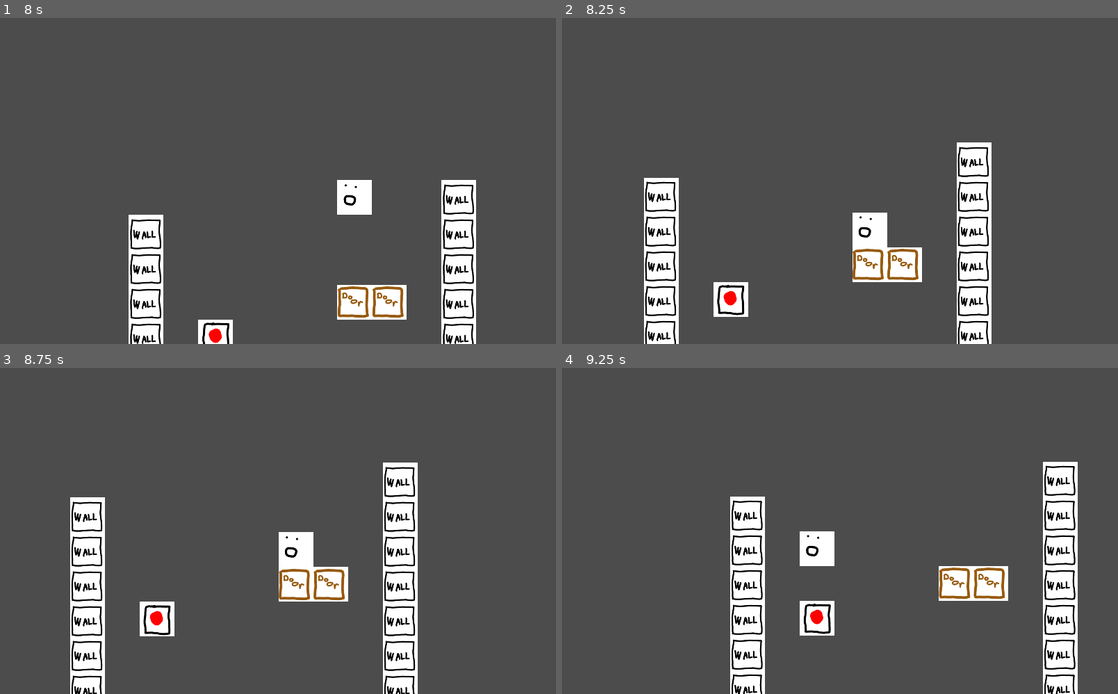
Above: before the commit, frames 1-4 (two rows, left to right).
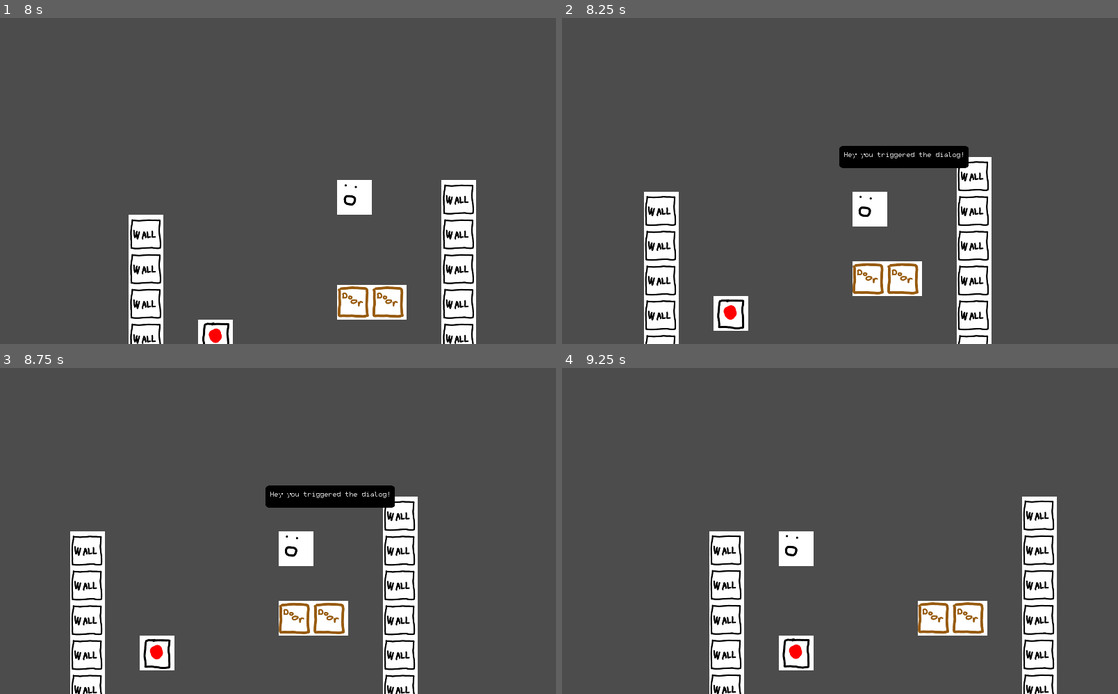
Above: after the commit, the same moments.

Repository: johnfn/LD50
Game: Godot game, scene res://MainScene.tscn
Same seed, same stepped clock (60 frames per second), same inputs: the game is played once before the commit and once after it.
Inputs:
- Up to frame 1 (8 s): hold Right (ui_right) 0.53-1.28 s; tap X (advance_dialog) every 0.75 s from 0.6 to 7.35 s; hold Down (ui_down) 1.28-2.03 s; hold Right (ui_right) 2.03-2.78 s; tap Enter at 2.75 s; hold Up (ui_up) 2.78-3.53 s; hold Left (ui_left) 3.53-5.03 s; hold Down (ui_down) 5.03-5.78 s; hold Right (ui_right) 5.78-6.53 s; hold Up (ui_up) 6.53-7.28 s; hold Right (ui_right) from 7.28 s (still down)
- Up to frame 2 (8.25 s): release Right (ui_right) at 8.03 s; hold Down (ui_down) from 8.03 s (still down); tap X (advance_dialog) at 8.1 s
- Up to frame 3 (8.75 s): keep holding Down (ui_down)
- Up to frame 4 (9.25 s): release Down (ui_down) at 8.78 s; hold Left (ui_left) from 8.78 s (still down); tap X (advance_dialog) at 8.85 s

Frame 1 is identical in both runs. In frame 2, 7.5% of the frame differs, in the area x 14-78%, y 38-100%; in frame 3, 8.1%; in frame 4, 15%, in the area x 26-93%, y 28-100%.

Commit message:
simple mode based thingy

Diff:
--- a/scripts/dialog.gd
+++ b/scripts/dialog.gd
@@ -5,6 +5,7 @@
 
 var max_width = 400
 var text_speed = 2 # smaller = faster
+var is_showing_dialog = false
 
 func resize_img():
   var visible_text = label.text.substr(0, label.visible_characters)
@@ -16,6 +17,13 @@
   rect.rect_size = new_rect_size + Vector2(16, 16)
 
 func show_dialog_co(text_to_show: String):
+  if Globals.is_showing_dialog:
+    return
+
+  visible = true
+
+  Globals.is_showing_dialog = true
+
   var skip = false
 
   for text_len in range(text_to_show.length()):
@@ -47,3 +55,5 @@
       break
 
   self.visible = false
+
+  Globals.is_showing_dialog = false
--- a/scripts/globals.gd
+++ b/scripts/globals.gd
@@ -3,6 +3,16 @@
 onready var Player: Player = $"/root/Root/Player"
 onready var StartLocation = $"/root/Root/Map/StartLocation"
 
+var is_showing_dialog = false
+
+
+func game_mode():
+  if is_showing_dialog:
+    return "dialog"
+
+  return "normal"
+
+
 func _ready():
   pass
   # print(Player)
--- a/scripts/player.gd
+++ b/scripts/player.gd
@@ -23,6 +23,9 @@
   round_position()
 
 func _process(delta):
+  if Globals.game_mode() != "normal":
+    return
+
   var dist = Vector2.ZERO
 
   tick += delta
@@ -53,3 +56,8 @@
 
 func start_dialog(dialog_name: String):
   print(dialog_name)
+  print(dialog)
+  print(dialog.get_node("DialogUpscaler"))
+
+  # WhereAmI
+  dialog.show_dialog_co("Hey you triggered the dialog!")
